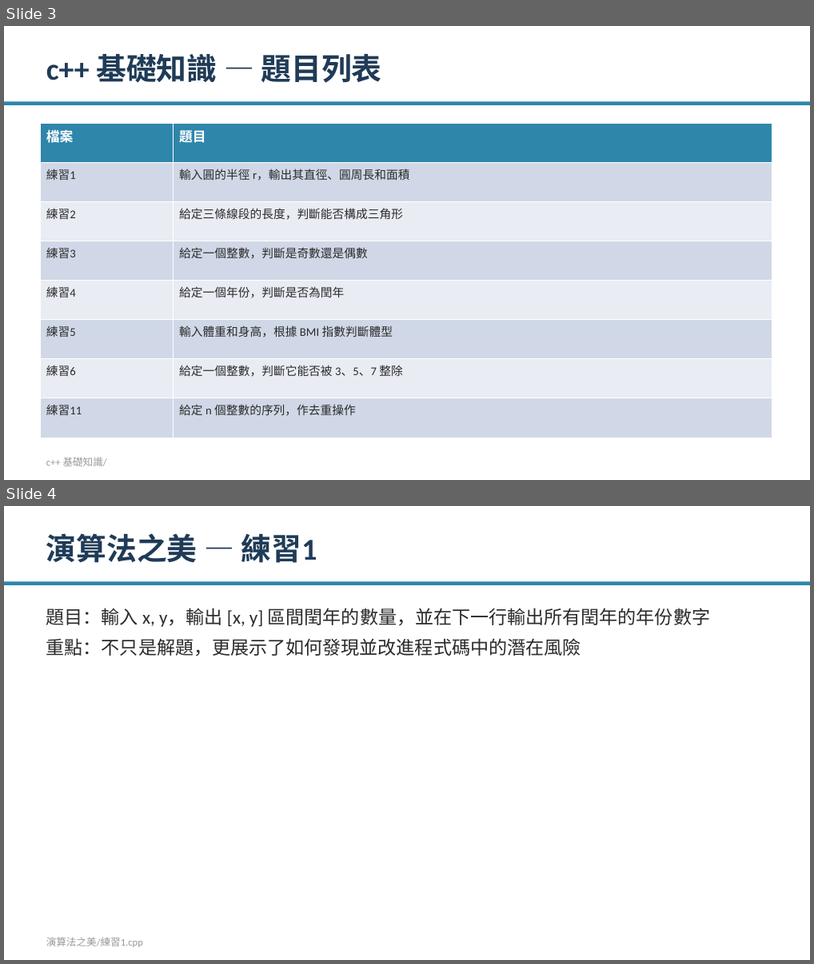
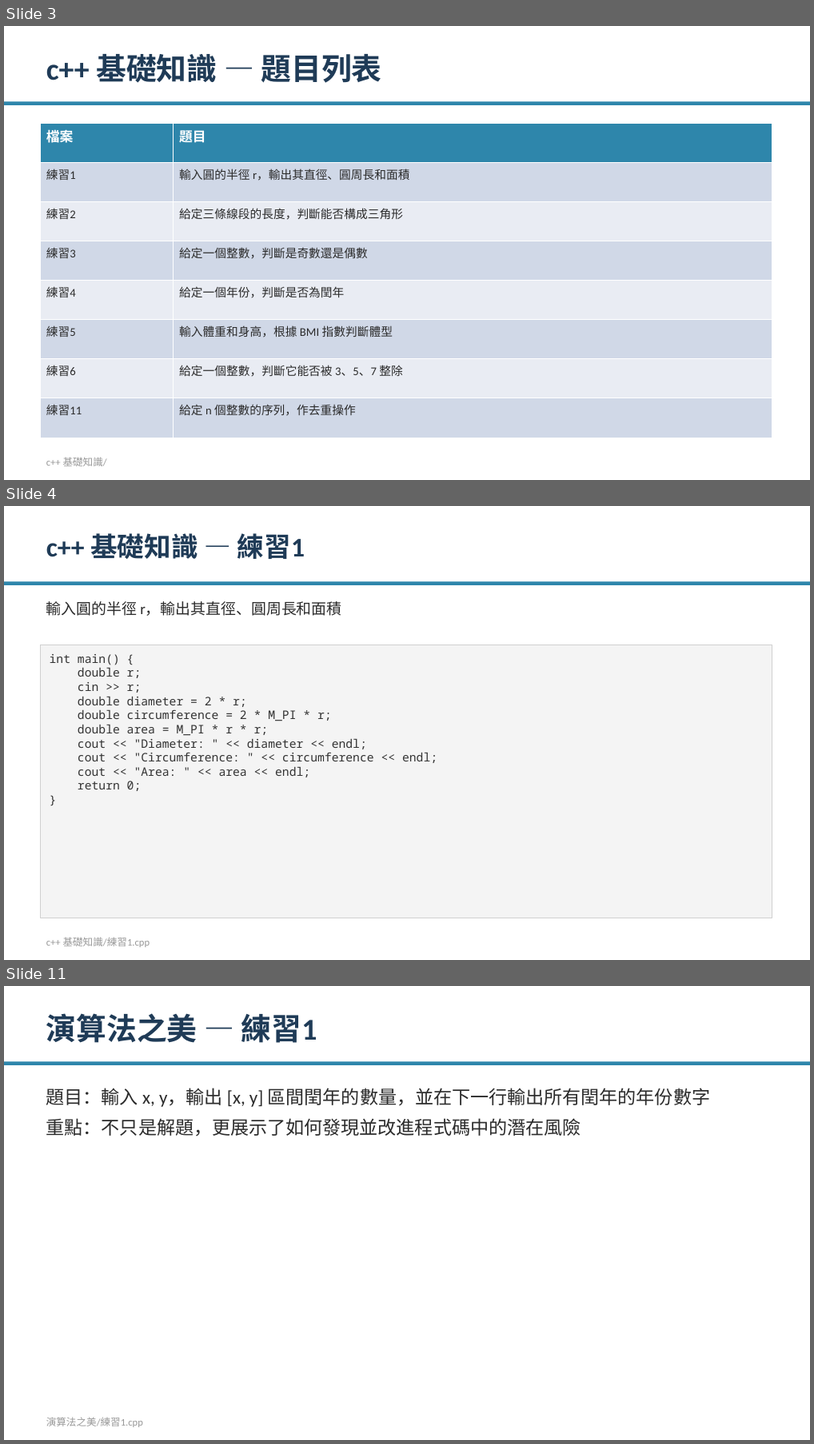
Before and after one commit to Ivan0206cool/cplusplus_practice, a slide deck: practice_intro.pptx. Shown one above the other, each under a label of ours: slides 3 and 4 before the commit, slides 3, 4 and 11 after it; the slides between them are not shown. The pictures are 814x964 and 814x1444 pixels, drawn with LibreOffice and Linux fonts; fonts in the diff are those of the drawing. Boxes give left, top, right and bottom in pixels: in the first picture for what was removed or moved away, otherwise in the second. Text is boxed around its words. In the diff, an @@ line names an element or a change of style, - is before the commit and + after.

```diff
--- a/practice_intro.pptx
+++ b/practice_intro.pptx
@@ slide 4 added at bbox=[4, 506, 810, 960], background #FFFFFF @@
@@ text added at bbox=[46, 533, 305, 559], 32 pt, text #1F3B57, bold @@
+c++ 基礎知識 — 練習1
@@ rectangle added at bbox=[4, 582, 810, 585], fill #2E86AB @@
@@ text added at bbox=[46, 601, 342, 616], 18 pt, text #2B2B2B @@
+輸入圓的半徑 r，輸出其直徑、圓周長和面積
@@ rectangle added at bbox=[40, 645, 772, 917], fill #F4F4F4, outline #D0D0D0 0.75 pt, 14 pt, text #333333 @@
+int main() {
+double r;
+cin >> r;
+double diameter = 2 * r;
+double circumference = 2 * M_PI * r;
+double area = M_PI * r * r;
+cout << "Diameter: " << diameter << endl;
+cout << "Circumference: " << circumference << endl;
+cout << "Area: " << area << endl;
+return 0;
+}
@@ text added at bbox=[46, 936, 150, 947], 12 pt, text #999999 @@
+c++ 基礎知識/練習1.cpp
@@ what was slide 4 is now slide 11 @@
```
Also in this commit, not shown: 6 other slides added.
